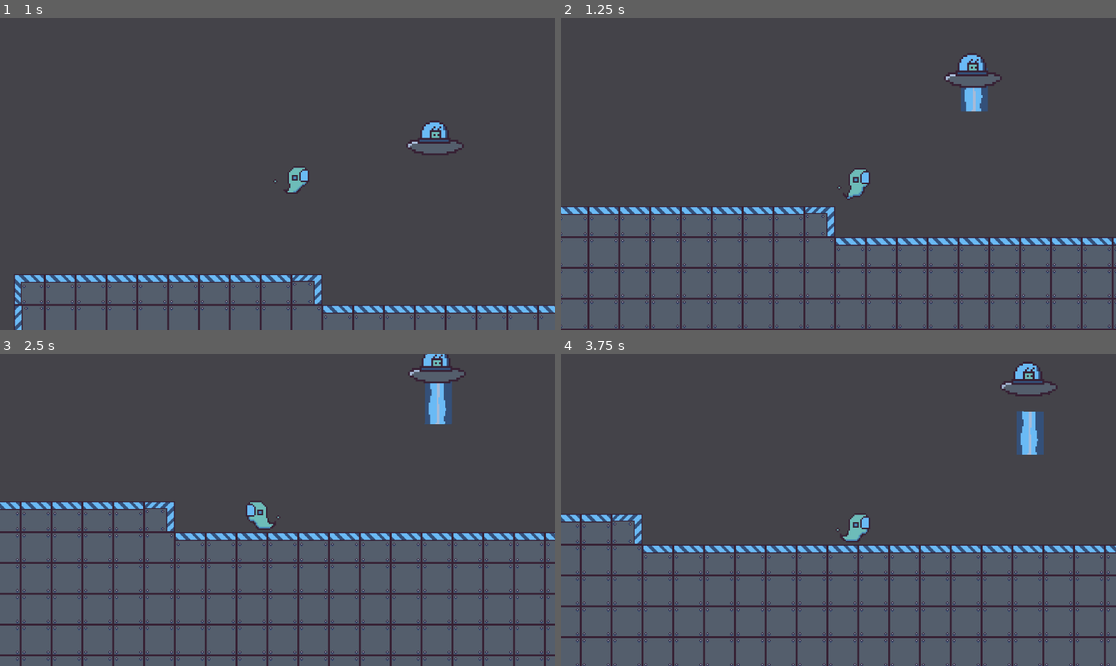
Above: before the commit, frames 1-4 (two rows, left to right).
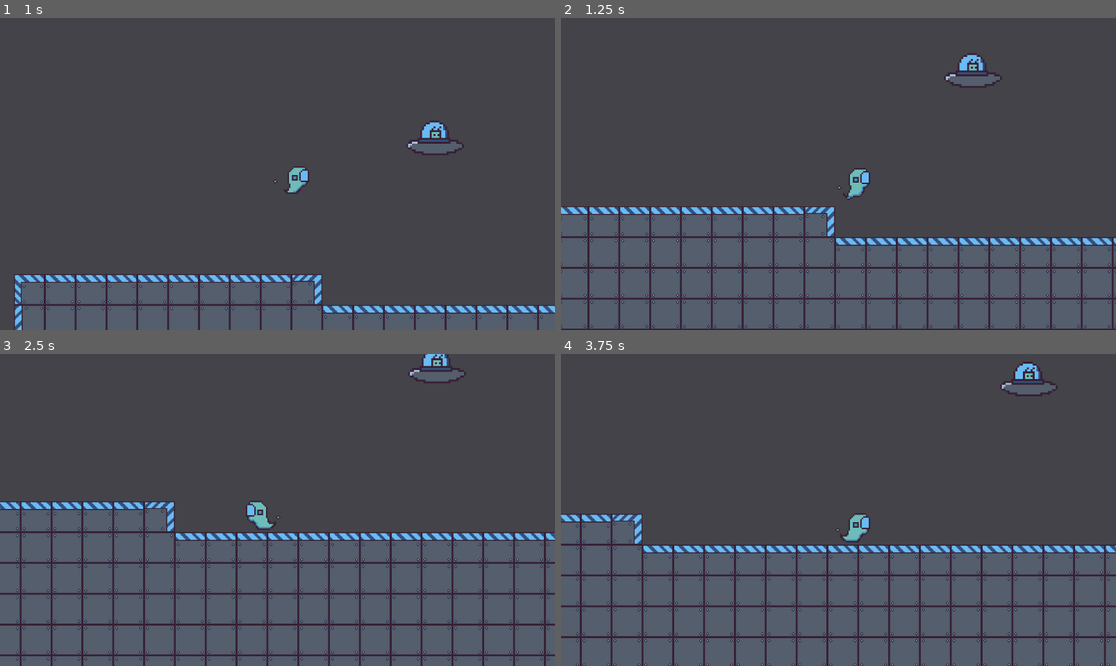
Above: after the commit, the same moments.

Repository: Royalblue6870/space-shooter
Game: Godot game, scene res://scenes/game.tscn
Same seed, same stepped clock (60 frames per second), same inputs: the game is played once before the commit and once after it. The engine's default icon, where the game draws it, is replaced by a stand-in: a white triangle on a blue panel in a dark square.
Inputs:
- Up to frame 1 (1 s): tap Enter (ui_accept) at 0.5, 0.77 s; hold Right (ui_right) from 0.53 s (still down)
- Up to frame 2 (1.25 s): keep holding Right (ui_right)
- Up to frame 3 (2.5 s): tap Enter (ui_accept) at 1.52 s; release Right (ui_right) at 2.03 s; hold Left (ui_left) from 2.03 s (still down)
- Up to frame 4 (3.75 s): release Left (ui_left) at 2.78 s; hold Right (ui_right) from 2.78 s (still down); tap Enter (ui_accept) at 3.02 s

Frame 1 is identical in both runs. In frame 2, 0.4% of the frame differs, in the area x 72-77%, y 16-31%; in frame 3, 0.6%; in frame 4, 0.7%, in the area x 82-87%, y 18-33%.

Commit message:
done some level design and font work

Diff:
--- a/laserbeam.gd
+++ b/laserbeam.gd
@@ -1,13 +1,17 @@
 extends Area2D
 @export var speed = 3
-
+@onready var BOOM_prefab = preload("res://prefabs/boom.tscn")
 
 
 func _process(_delta):
-	$AnimatedSprite2D.play("norm")
 	position.y += speed
 	if $RayCast2D.is_colliding():
-		$AnimatedSprite2D.play("laserboom")
+		speed = 0
+		var BOOM = BOOM_prefab.instantiate()
+		BOOM.position = position
+		get_parent().add_child(BOOM)
+		queue_free()
+
 
 func _on_body_entered(body):
 	if body.name == "player":
--- a/prefabs/LASERBEAM.tscn
+++ b/prefabs/LASERBEAM.tscn
@@ -1,52 +1,7 @@
-[gd_scene load_steps=10 format=3 uid="uid://bri2jy8snhcdl"]
+[gd_scene load_steps=4 format=3 uid="uid://bri2jy8snhcdl"]
 
 [ext_resource type="Script" path="res://laserbeam.gd" id="1_maacv"]
 [ext_resource type="Texture2D" uid="uid://cqi1ttvb3qr0b" path="res://pretty pictures/LASERBEAM.png" id="2_qdkps"]
-[ext_resource type="Texture2D" uid="uid://cu1etco5upu15" path="res://pretty pictures/Explosions/Blue Effect Bullet Impact Explosion 32x32.png" id="2_y2fkj"]
-
-[sub_resource type="AtlasTexture" id="AtlasTexture_ih3ir"]
-atlas = ExtResource("2_y2fkj")
-region = Rect2(512, 384, 32, 32)
-
-[sub_resource type="AtlasTexture" id="AtlasTexture_sp8pp"]
-atlas = ExtResource("2_y2fkj")
-region = Rect2(544, 384, 32, 32)
-
-[sub_resource type="AtlasTexture" id="AtlasTexture_it0r4"]
-atlas = ExtResource("2_y2fkj")
-region = Rect2(576, 384, 32, 32)
-
-[sub_resource type="AtlasTexture" id="AtlasTexture_isdr4"]
-atlas = ExtResource("2_y2fkj")
-region = Rect2(608, 384, 32, 32)
-
-[sub_resource type="SpriteFrames" id="SpriteFrames_n8fla"]
-animations = [{
-"frames": [{
-"duration": 1.0,
-"texture": SubResource("AtlasTexture_ih3ir")
-}, {
-"duration": 1.0,
-"texture": SubResource("AtlasTexture_sp8pp")
-}, {
-"duration": 1.0,
-"texture": SubResource("AtlasTexture_it0r4")
-}, {
-"duration": 1.0,
-"texture": SubResource("AtlasTexture_isdr4")
-}],
-"loop": true,
-"name": &"laserboom",
-"speed": 5.0
-}, {
-"frames": [{
-"duration": 1.0,
-"texture": ExtResource("2_qdkps")
-}],
-"loop": true,
-"name": &"norm",
-"speed": 5.0
-}]
 
 [sub_resource type="RectangleShape2D" id="RectangleShape2D_sgjqg"]
 size = Vector2(1071.43, 1714.29)
@@ -55,10 +10,10 @@
 z_index = -20
 script = ExtResource("1_maacv")
 
-[node name="AnimatedSprite2D" type="AnimatedSprite2D" parent="."]
-scale = Vector2(0.7, 0.7)
-sprite_frames = SubResource("SpriteFrames_n8fla")
-animation = &"norm"
+[node name="AnimatedSprite2D" type="Sprite2D" parent="."]
+position = Vector2(4.76837e-07, 3.57628e-07)
+scale = Vector2(0.5, 0.5625)
+texture = ExtResource("2_qdkps")
 
 [node name="CollisionShape2D" type="CollisionShape2D" parent="."]
 position = Vector2(0.35714, -1.70299e-06)
--- /dev/null
+++ b/prefabs/boom.gd
@@ -0,0 +1,11 @@
+extends Node2D
+
+@onready var particles: GPUParticles2D = $GPUParticles2D
+# Called when the node enters the scene tree for the first time.
+func _ready() -> void:
+	particles.restart()
+
+
+# Called every frame. 'delta' is the elapsed time since the previous frame.
+func _process(delta):
+	pass
--- /dev/null
+++ b/prefabs/boom.tscn
@@ -0,0 +1,33 @@
+[gd_scene load_steps=6 format=3 uid="uid://dgcvi3bsij8yq"]
+
+[ext_resource type="Script" path="res://prefabs/boom.gd" id="1_uka81"]
+[ext_resource type="Texture2D" uid="uid://danuxn02nxpp3" path="res://pretty pictures/Explosions/smaller_particle.png" id="2_8ylyi"]
+
+[sub_resource type="Gradient" id="Gradient_1cy1q"]
+colors = PackedColorArray(1, 1, 1, 1, 1, 1, 1, 0.0862745)
+
+[sub_resource type="GradientTexture1D" id="GradientTexture1D_w6x4x"]
+gradient = SubResource("Gradient_1cy1q")
+
+[sub_resource type="ParticleProcessMaterial" id="ParticleProcessMaterial_5vorf"]
+particle_flag_disable_z = true
+angle_min = -180.0
+angle_max = 180.0
+spread = 180.0
+initial_velocity_min = -90.0
+initial_velocity_max = 90.0
+gravity = Vector3(0, 0, 0)
+color_ramp = SubResource("GradientTexture1D_w6x4x")
+
+[node name="BOOM" type="Node2D"]
+script = ExtResource("1_uka81")
+
+[node name="GPUParticles2D" type="GPUParticles2D" parent="."]
+scale = Vector2(0.2, 0.2)
+emitting = false
+amount = 10
+process_material = SubResource("ParticleProcessMaterial_5vorf")
+texture = ExtResource("2_8ylyi")
+lifetime = 0.5
+one_shot = true
+explosiveness = 1.0
--- a/prefabs/enemy.tscn
+++ b/prefabs/enemy.tscn
@@ -15,7 +15,7 @@
 shape = SubResource("RectangleShape2D_chhsn")
 
 [node name="Timer" type="Timer" parent="."]
-wait_time = 1.2
+wait_time = 10.0
 autostart = true
 
 [node name="Sprite2D" type="Sprite2D" parent="."]
Binary file added: pretty pictures/Explosions/blue particle.png
Not shown, added: pretty pictures/Explosions/blue particle.png.import
Binary file added: pretty pictures/Explosions/smaller_particle.png
Not shown, added: pretty pictures/Explosions/smaller_particle.png.import
